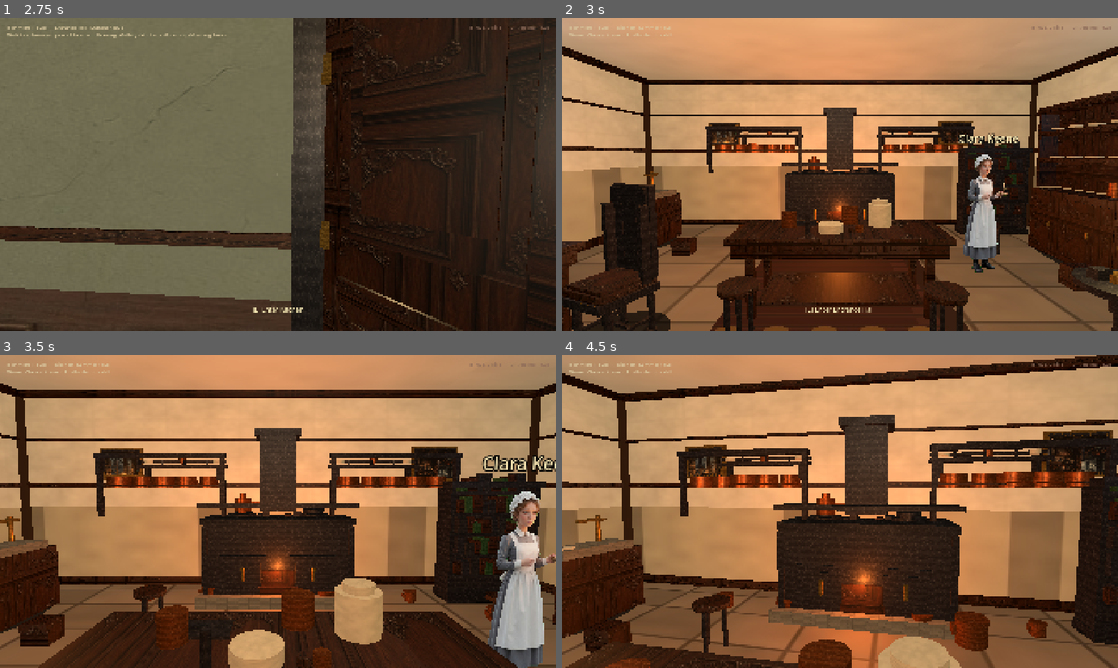
Above: before the commit, frames 1-4 (two rows, left to right).
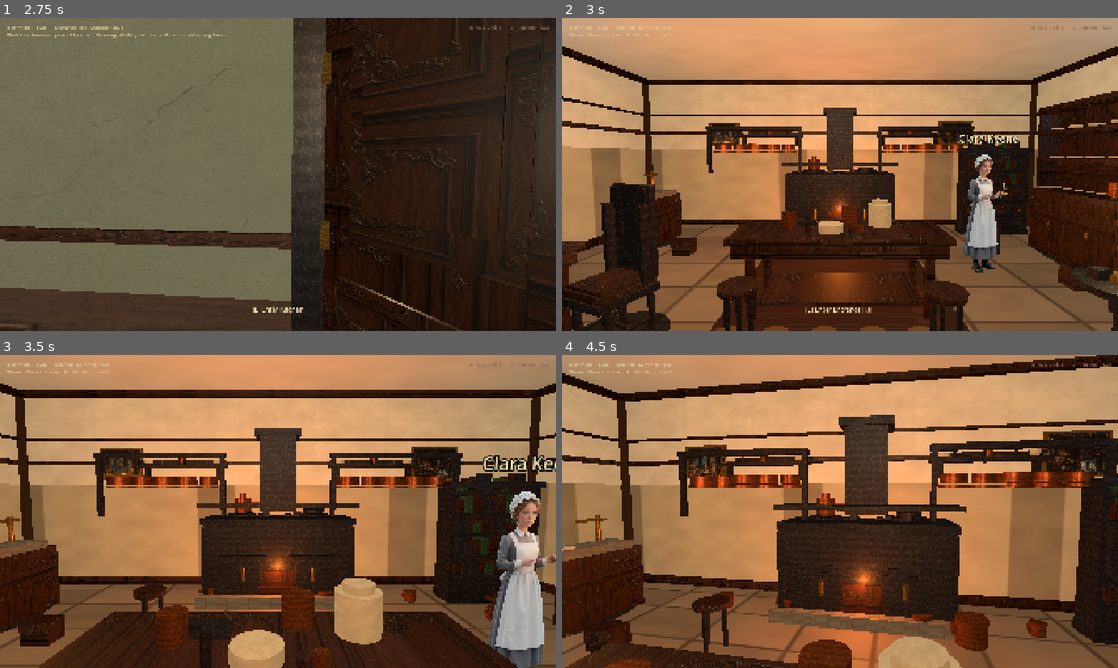
Above: after the commit, the same moments.

Repository: drakewing-eng/aetheric-engine
Game: Godot game, scene res://scenes/fps_main.tscn
Same seed, same stepped clock (60 frames per second), same inputs: the game is played once before the commit and once after it.
Inputs (mouse positions are in pixels of both pictures, inside the frame that each line leads up to):
- Up to frame 1 (2.75 s): tap Enter at 0.5 s; move the mouse to (305, 174) at 0.52 s; hold E (interact) 0.53-1.28 s; hold W (move_forward) from 0.53 s (still down); click (305, 174) at 0.67 s; move the mouse to (250, 174) at 1.27 s; tap E (interact) at 1.35, 2 s; move the mouse to (289, 168) at 2.02 s; hold E (interact) from 2.03 s (still down)
- Up to frame 2 (3 s): keep holding W (move_forward); move the mouse to (834, 180) at 2.77 s; release E (interact) at 2.78 s; tap E (interact) at 2.85 s; click (834, 180) at 2.92 s
- Up to frame 3 (3.5 s): keep holding W (move_forward)
- Up to frame 4 (4.5 s): keep holding W (move_forward); move the mouse to (878, 514) at 3.52 s; hold E (interact) 3.53-4.28 s; tap Enter at 4.25 s; move the mouse to (795, 508) at 4.27 s; tap E (interact) at 4.35 s

Frame 1 is identical in both runs. In frame 2, 3.8% of the frame differs, in the area x 0-86%, y 32-49%; in frame 3, 4.9%; in frame 4, 6.2%, in the area x 0-94%, y 32-50%.

Commit message:
visual loop 21: taller kitchen/workshop wainscot, wall_vine ivy, workshop denser

Diff:
--- a/aetheric-engine-godot/scripts/fps_props.gd
+++ b/aetheric-engine-godot/scripts/fps_props.gd
@@ -111,6 +111,8 @@
 			node = _make_pot_rack(prop)
 		"wall_shelf":
 			node = _make_wall_shelf(prop)
+		"wall_vine":
+			node = _make_wall_vine(prop)
 		"chandelier":
 			node = _make_chandelier(prop)
 		"chalk_board":
@@ -551,6 +553,29 @@
 	_add_cylinder(root, Vector3(-0.2, 0.9, -0.2), 0.04, 0.06, Color(0.55, 0.35, 0.15), false, 0.8)
 	_add_cylinder(root, Vector3(-0.12, 0.9, -0.22), 0.035, 0.05, Color(0.5, 0.32, 0.12), false, 0.8)
 	_add_contact_shadow(root, width * 0.5, 0.5)
+	return root
+
+
+static func _make_wall_vine(prop: Dictionary) -> Node3D:
+	## Climbing ivy on blank conservatory/service plaster — soft green mass.
+	var root := Node3D.new()
+	root.name = "WallVine"
+	var height: float = float(prop.get("height", 2.2))
+	var width: float = float(prop.get("width", 1.2))
+	var leaf_a := Color(0.22, 0.42, 0.18)
+	var leaf_b := Color(0.16, 0.34, 0.12)
+	var leaf_c := Color(0.28, 0.48, 0.2)
+	# Vertical stems
+	for i in 4:
+		var x := -width * 0.35 + float(i) * (width * 0.23)
+		_add_cylinder(root, Vector3(x, height * 0.45, 0.02), 0.012, height * 0.85, Color(0.2, 0.28, 0.12), false, 0.9)
+	# Leaf clusters
+	for j in 14:
+		var fx := -width * 0.4 + fmod(float(j) * 0.37, width * 0.8)
+		var fy := 0.35 + fmod(float(j) * 0.51, height * 0.75)
+		var col := leaf_a if j % 3 == 0 else (leaf_b if j % 3 == 1 else leaf_c)
+		_add_sphere_blob(root, Vector3(fx, fy, 0.06), 0.1 + float(j % 3) * 0.03, col)
+		_add_sphere_blob(root, Vector3(fx + 0.08, fy + 0.05, 0.05), 0.07, leaf_c)
 	return root
 
 
--- a/aetheric-engine-godot/scripts/fps_rooms.gd
+++ b/aetheric-engine-godot/scripts/fps_rooms.gd
@@ -451,7 +451,7 @@
 		"wall_style": "victorian",
 		"wallpaper": TEX + "wallpaper_workshop.jpg",
 		"wainscot": TEX + "wainscot_workshop.jpg",
-		"wainscot_height": 1.55,
+		"wainscot_height": 1.9,
 		"floor_texture": TEX + "floor_workshop.jpg",
 		"floor_color": Color(0.18, 0.13, 0.09),
 		"light_energy": 1.05,
@@ -522,6 +522,10 @@
 			{"kind": "copper_pot", "pos": [1.0, 0.0, 1.5], "scale": 0.55},
 			{"kind": "stool", "pos": [2.5, 0.0, 0.2], "yaw": -40.0},
 			{"kind": "wall_shelf", "pos": [-2.0, 0.0, 4.15], "yaw": 180.0, "width": 2.0, "shelf_y": 1.9},
+			{"kind": "wall_shelf", "pos": [2.0, 0.0, 4.15], "yaw": 180.0, "width": 1.8, "shelf_y": 1.9},
+			{"kind": "tool_rack", "pos": [0.0, 0.0, 4.15], "yaw": 180.0},
+			{"kind": "crate", "pos": [-1.2, 0.0, -1.0], "scale": 0.6},
+			{"kind": "copper_pot", "pos": [-3.2, 0.0, -0.5], "scale": 0.8},
 		],
 		"doors": [
 			{
@@ -585,6 +589,11 @@
 				"texture": "res://assets/rooms/richmond_gallery.jpg"},
 		],
 		"props": [
+			# Ivy on remaining solid plaster corners
+			{"kind": "wall_vine", "pos": [-1.2, 0.0, -3.7], "yaw": 0.0, "width": 1.6, "height": 2.6},
+			{"kind": "wall_vine", "pos": [1.2, 0.0, -3.7], "yaw": 0.0, "width": 1.6, "height": 2.6},
+			{"kind": "wall_vine", "pos": [-3.7, 0.0, -2.0], "yaw": 90.0, "width": 1.4, "height": 2.5},
+			{"kind": "wall_vine", "pos": [3.7, 0.0, -2.0], "yaw": -90.0, "width": 1.4, "height": 2.5},
 			# All short palm cards (mesh canopy still reads toy-like)
 			{"kind": "plant", "pos": [2.5, 0.0, -2.2], "scale": 1.1,
 				"texture": "res://assets/props/plants/plant_palm.png", "width": 0.95, "height": 1.25},
@@ -662,7 +671,7 @@
 		"wall_style": "victorian",
 		"wallpaper": TEX + "wallpaper_kitchen.jpg",
 		"wainscot": TEX + "wainscot_kitchen.jpg",
-		"wainscot_height": 1.75,
+		"wainscot_height": 2.15,
 		"floor_texture": TEX + "floor_kitchen.jpg",
 		"floor_color": Color(0.34, 0.26, 0.18),
 		"ceiling_color": Color(0.72, 0.65, 0.55),
